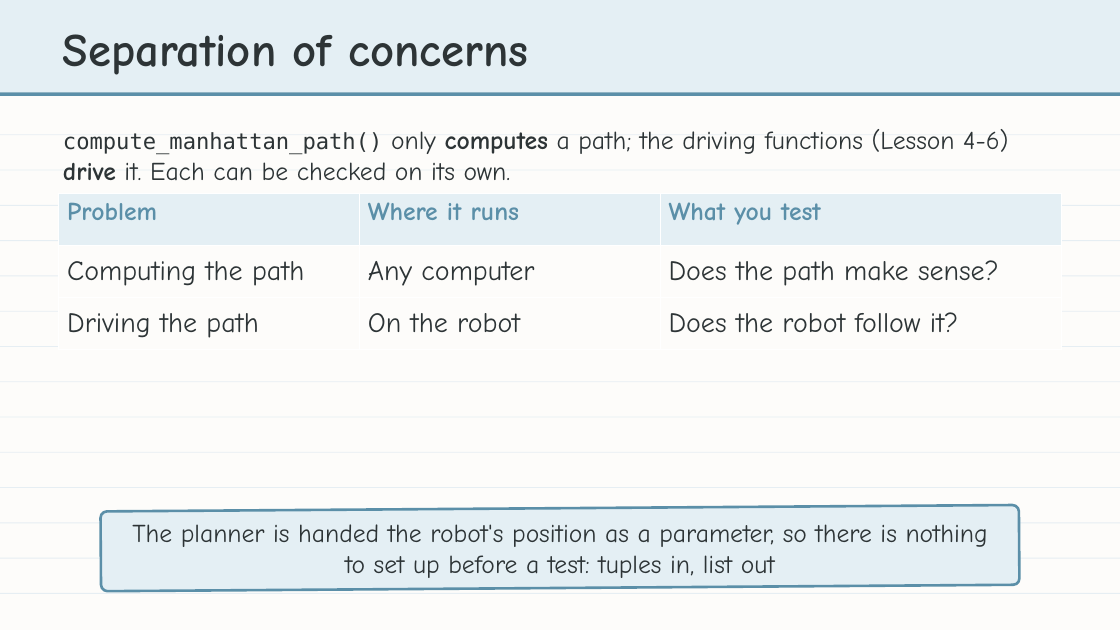
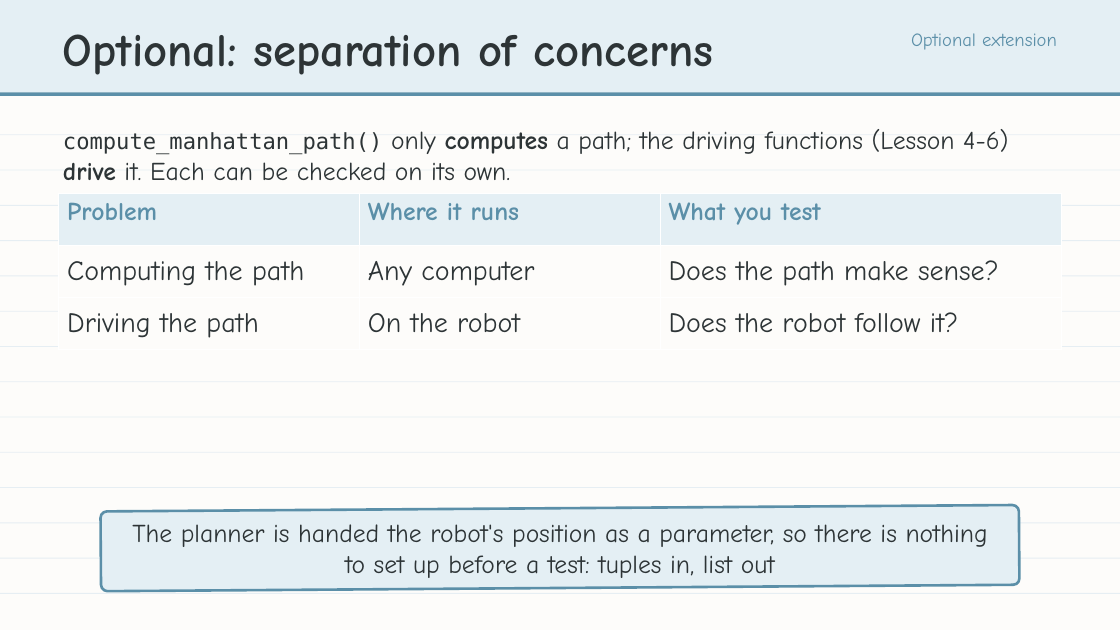
Before and after one commit to bradamiller/LearningPython, a slide deck: slide 9 of static/slides/module-04-manhattan/module-4-lesson-04-naming-and-testing-the-planner.pptx. Drawn at 1120x630 pixels with LibreOffice and Linux fonts; fonts in the diff are those of the drawing. Boxes give left, top, right and bottom in pixels: in the first picture for what was removed or moved away, otherwise in the second. Text is boxed around its words. In the diff, an @@ line names an element or a change of style, - is before the commit and + after.

```diff
--- a/static/slides/module-04-manhattan/module-4-lesson-04-naming-and-testing-the-planner.pptx
+++ b/static/slides/module-04-manhattan/module-4-lesson-04-naming-and-testing-the-planner.pptx
@@ text at box(63, 34, 713, 75): text changed @@
-Separation of concerns
+Optional: separation of concerns
@@ text added at box(911, 33, 1057, 50), 16 pt, text #5B8FA8 @@
+Optional extension
```
Also in this commit, not shown: 5 other slides changed, 2 other files.
